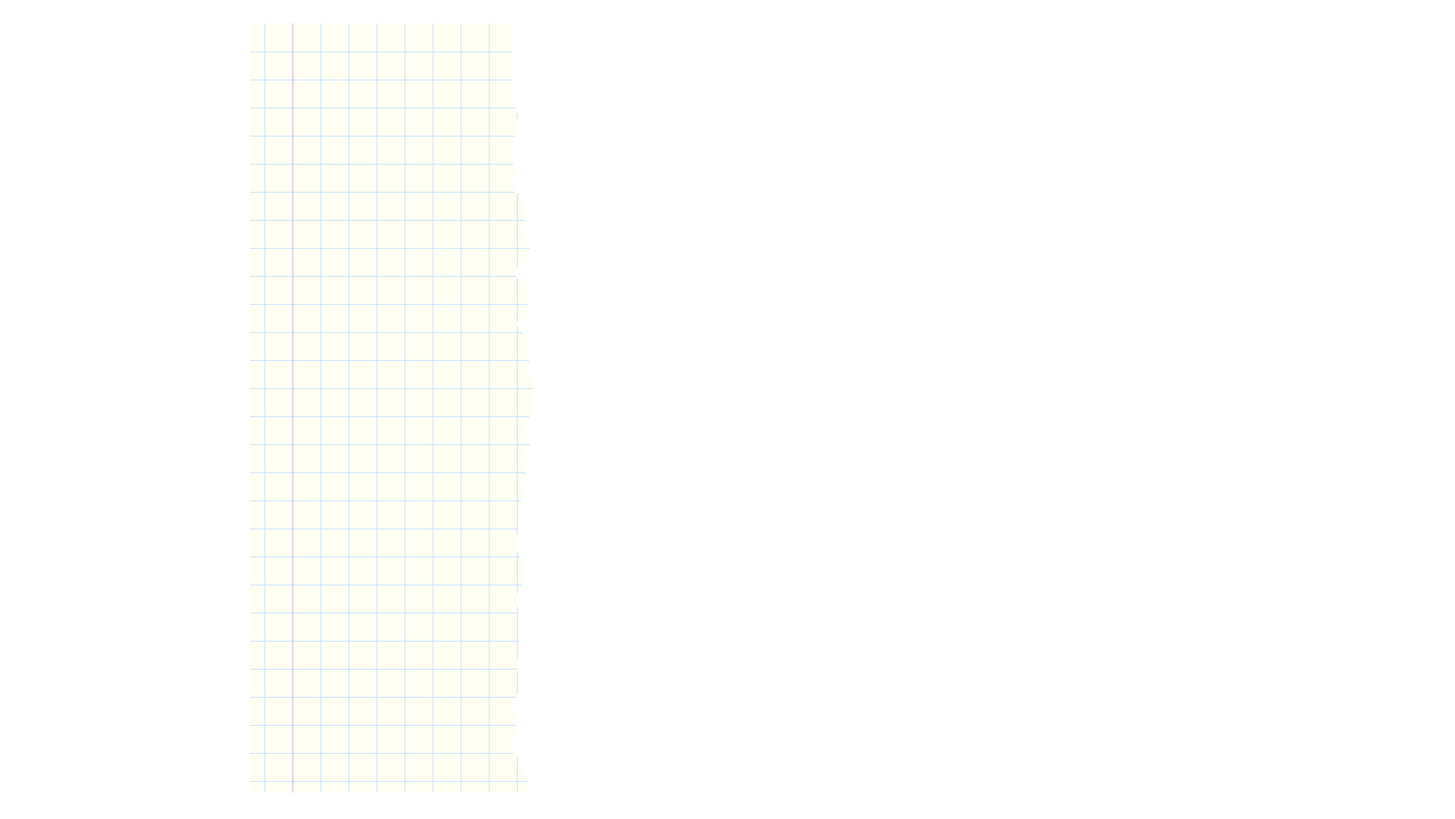
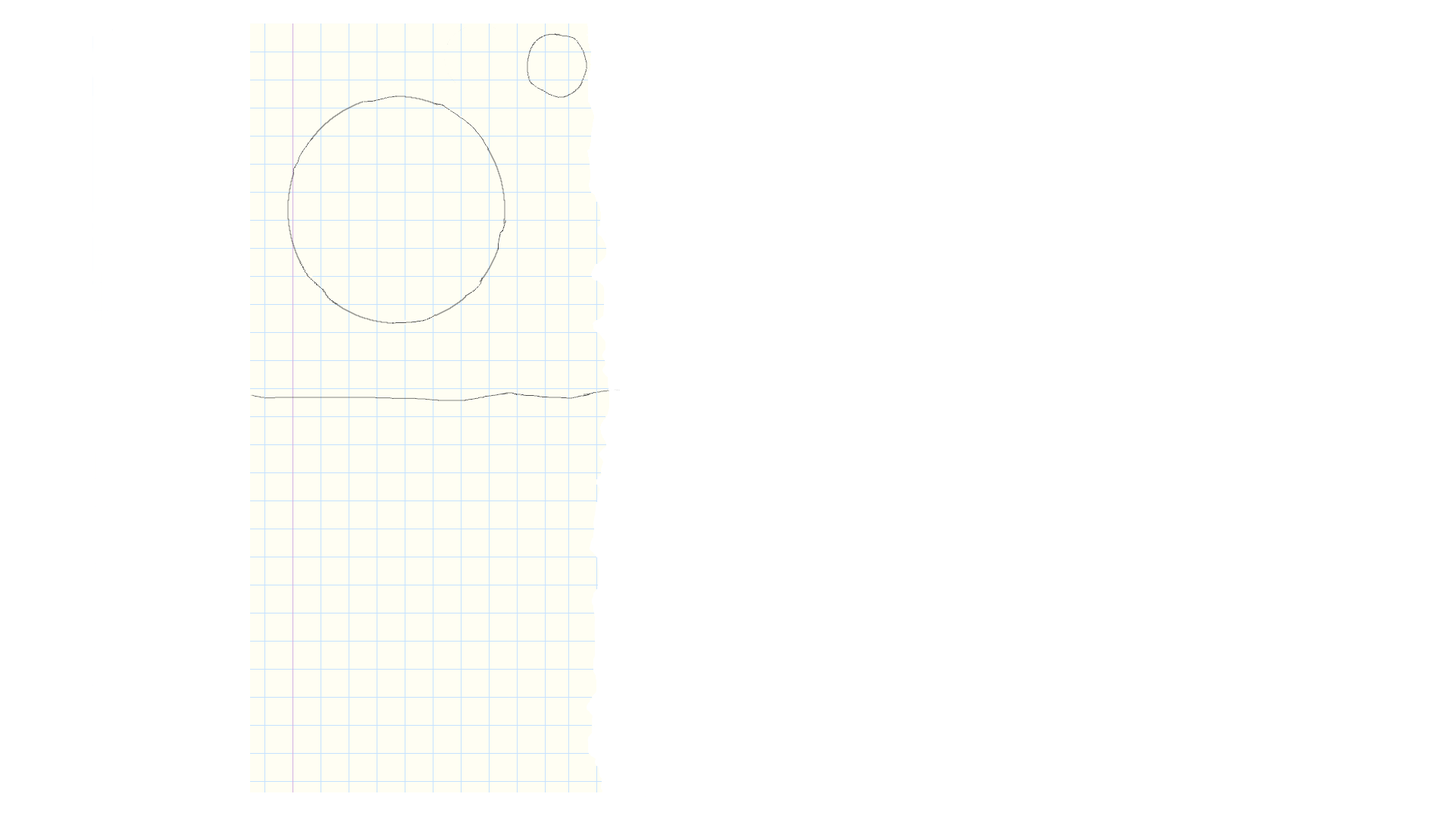
Before/after of a 1455×819 layered artwork. What changed in the layer stack:
painted on "Card" over 250, 23, 646, 797
painted on "Back" over 495, 23, 621, 793
